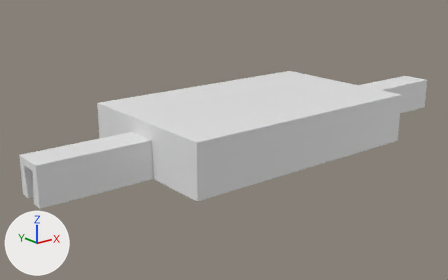
The Blender file invisiblemaze/Models/corridoor/corridor.blend, before and after one commit.
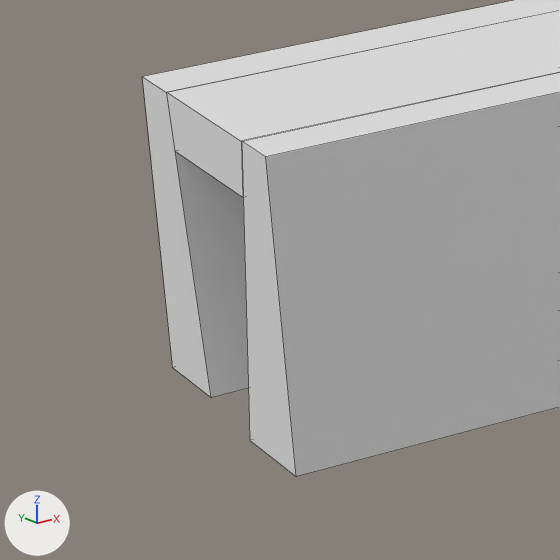
Each version is shown whole from a 50 mm camera at (-103.2, -116.3, 48.3) aimed at (-4.9, 6.5, -0.8), then close up on the part from 0% to 17% of the width and 52% to 79% of the height. The axes (+X, +Y, +Z) are drawn at lower left. The lights are the same throughout. The close-ups show mesh edges as thin lines.

Objects in the first close-up: 'Corridoor-col'.
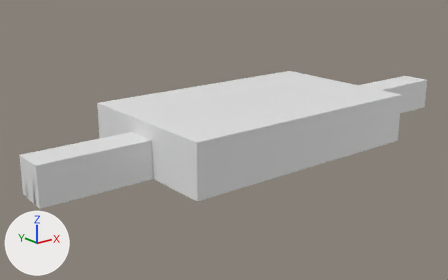
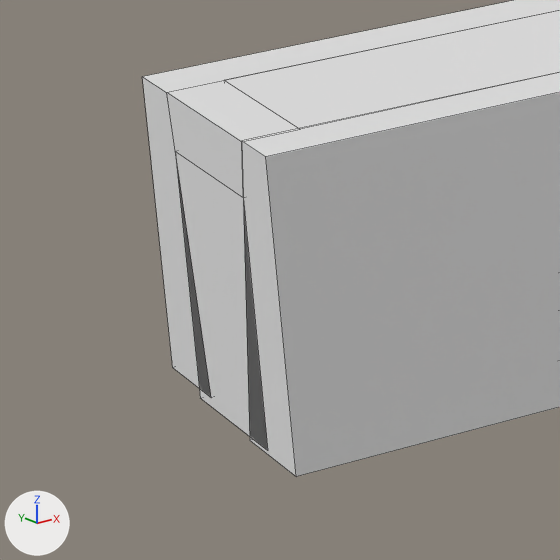
The change in detail:
me_cube_001 is used by ob_corridoor_col; location (0.0, 0.48, 2.09); scale (33.5, 21.0, 1.0).
me_cube_001 had 636 vertices, 634 faces and spanned x -1.8..2.11, y -1.0..1.0, z -4.08..8.73.
me_cube_001 now has 648 vertices, 646 faces and spans x -1.8..2.11, y -1.0..1.0, z -4.08..8.73.
Part 1, on me_cube_001:
4 faces are deleted.
8 vertices are added at x -1.8..-1.75, y -0.12..0.13, z -3.95..5.06.
12 new faces join them.

Changed parts and their boxes (x1, y1, x2, y2) in the close-ups (560 x 560 px):
part 1 of me_cube_001, built on: before (167, 10, 560, 142); after (167, 10, 560, 450)
